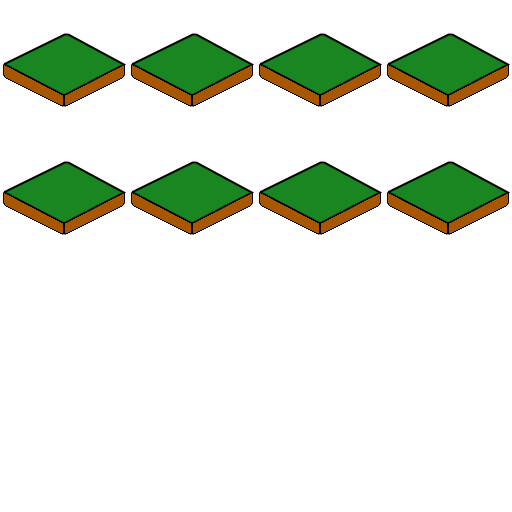
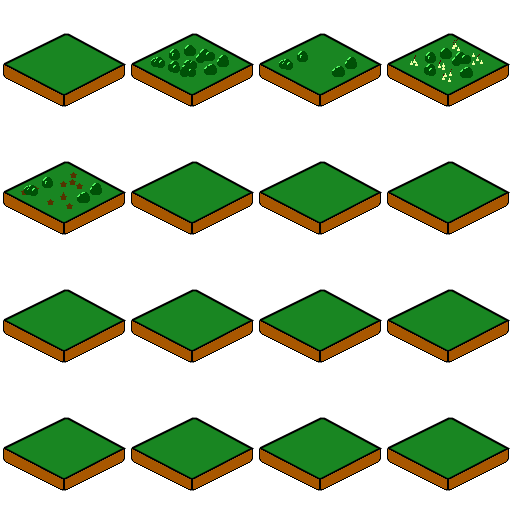
Two versions of the same layered image (w=512, h=512). Layer-by-layer changes:
added layer "Items" above "Bases" over [21, 39, 483, 209]
painted on "Bases" over [2, 289, 510, 491]
